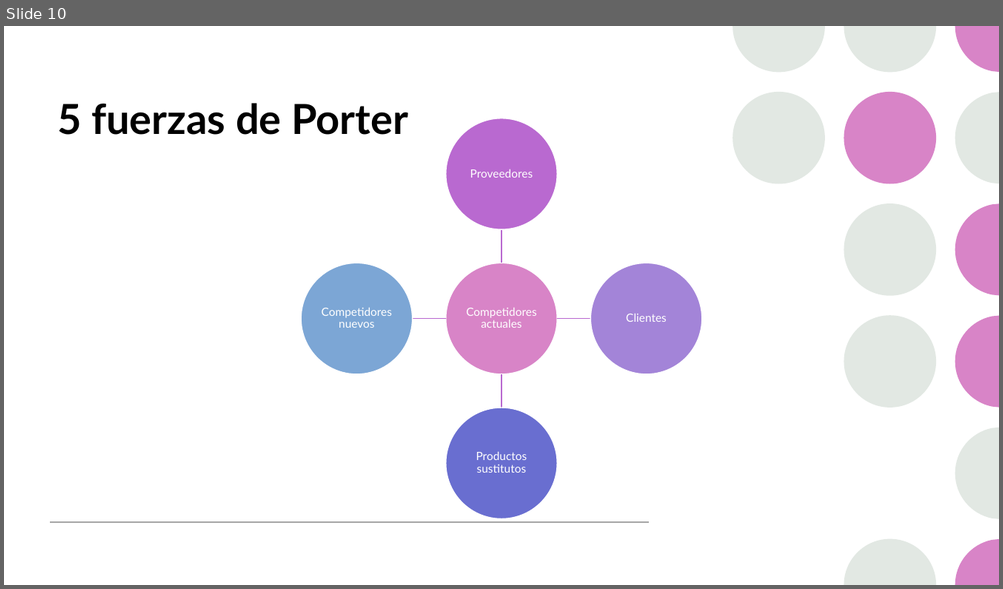
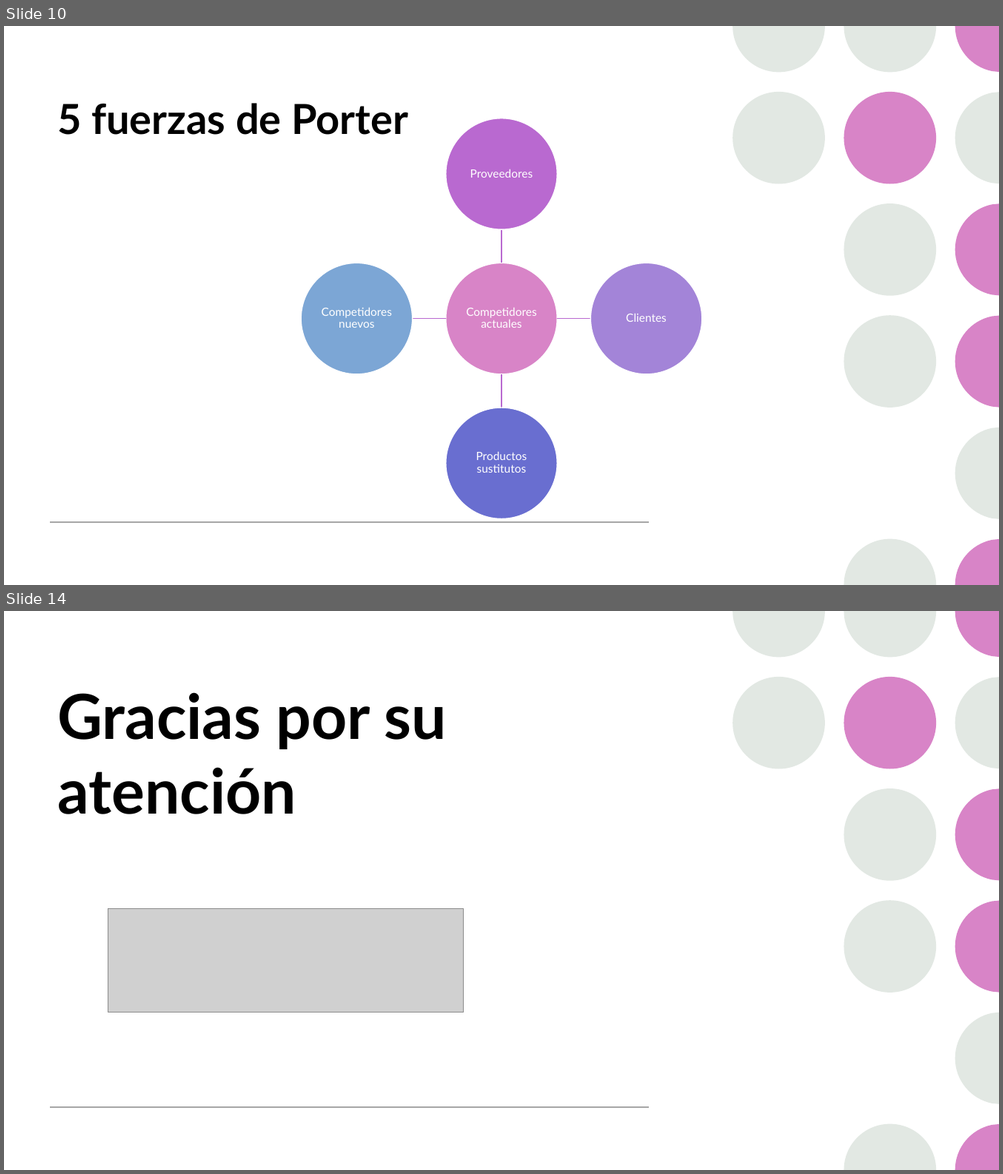
Before and after one commit to fmurciag/Ingenieria-Informatica-UA, a slide deck: cuatris/4/iape/Descubrimiento de la empresa.pptx. Shown one above the other, each under a label of ours: slide 10 before the commit, slides 10 and 14 after it; the slides between them are not shown. The pictures are 1003x589 and 1003x1174 pixels, drawn with LibreOffice and Linux fonts; fonts in the diff are those of the drawing; grey boxes stand for pictures. Boxes give left, top, right and bottom in pixels: in the first picture for what was removed or moved away, otherwise in the second. Text is boxed around its words. In the diff, an @@ line names an element or a change of style, - is before the commit and + after.

```diff
--- a/cuatris/4/iape/Descubrimiento de la empresa.pptx
+++ b/cuatris/4/iape/Descubrimiento de la empresa.pptx
@@ slide 14 added at <box>4,611,999,1170</box>, background #FFFFFF; not listed: 14 template elements that a slide beside it also shows @@
@@ title added at <box>57,692,447,815</box>, 60 pt, text #000000, bold @@
+Gracias por su atención
@@ picture added at <box>108,909,463,1013</box> @@
```
Also in this commit, not shown: 8 slides changed, 1 other slide added, 1 slide removed, 4 other files.
